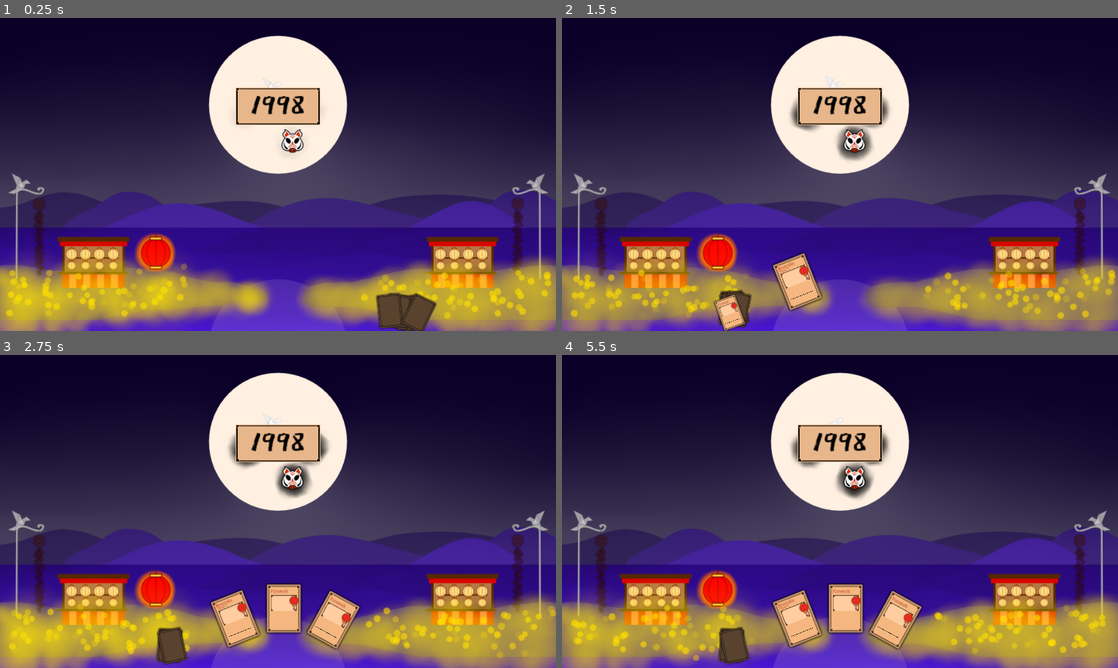
Above: before the commit, frames 1-4 (two rows, left to right).
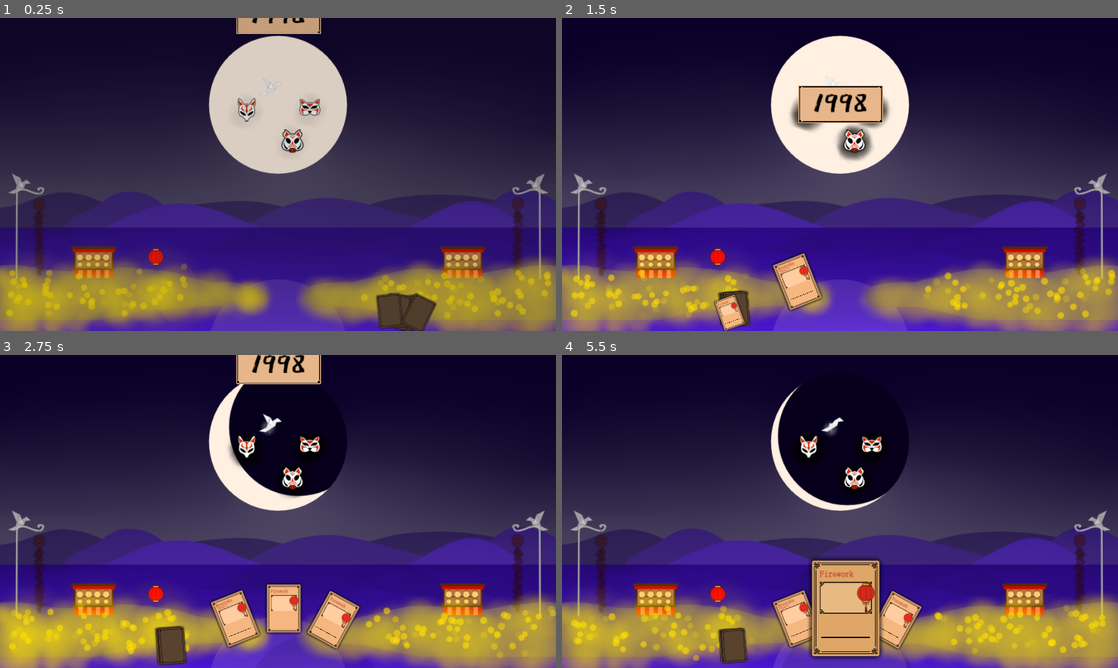
Above: after the commit, the same moments.

Repository: CiaranWoodward/LD52
Game: Godot game, scene res://Level/Level.tscn
The game is run twice, just before and just after one commit, with the same random seed, the same clock (stepped at 60 frames per second) and the same inputs.
Inputs (mouse positions are in pixels of both pictures, inside the frame that each line leads up to):
- Up to frame 1 (0.25 s): no input
- Up to frame 2 (1.5 s): drag from (979, 312) to (895, 105) at 0.52 s; drag from (728, 309) to (812, 237) at 1.27 s
- Up to frame 3 (2.75 s): move the mouse to (172, 646) at 2.02 s; tap Down (scroll_down) at 2.1 s; click (172, 646) at 2.17 s
- Up to frame 4 (5.5 s): drag from (734, 646) to (845, 608) at 2.77 s; drag from (795, 617) to (867, 511) at 3.52 s; drag from (795, 617) to (756, 433) at 4.27 s; move the mouse to (845, 608) at 5.02 s; tap Down (scroll_down) at 5.1 s; click (845, 608) at 5.17 s

The runs differ from the first frame. In frame 1, 23% of the frame differs, in the area x 0-100%, y 0-100%; in frame 2, 5.0%; in frame 3, 12%; in frame 4, 16%.

Commit message:
Fix broken firework visual logic

Diff:
--- a/Abilities/Firework.gd
+++ b/Abilities/Firework.gd
@@ -1,6 +1,7 @@
 extends Node2D
 
 export var speed = 350
+var exploded = false
 
 var target : Vector2 setget set_target
 
@@ -14,6 +15,8 @@
 
 # Called every frame. 'delta' is the elapsed time since the previous frame.
 func _process(delta: float) -> void:
+	if exploded:
+		return
 	var distance_covered = delta * speed
 	var distance_left = global_position.distance_to(target)
 	var direction = global_position.direction_to(target)
@@ -24,12 +27,13 @@
 		global_position += direction * distance_covered
 
 func explode():
+	exploded = true
 	$Firework.visible = true
 	$Rocket.self_modulate = Color.transparent
 	$AnimationPlayer.play("Explode")
-	$Explosion.rotation = rand_range(0, 2 * PI)
+	$Firework.rotation = rand_range(0, 2 * PI)
 	if (randi() % 2 == 1):
-		$Explosion.scale.x = -1
+		$Firework.scale.x = -$Firework.scale.x
 
 func _on_AnimationPlayer_animation_finished(anim_name: String) -> void:
 	print("Free Firework")
--- a/Level/Level.tscn
+++ b/Level/Level.tscn
@@ -317,6 +317,32 @@
 "update": 0,
 "values": [ Vector2( 812, -158 ), Vector2( 812, 250 ), Vector2( 812, 229 ), Vector2( 812, 229 ), Vector2( 812, 250 ), Vector2( 812, -158 ) ]
 }
+tracks/2/type = "method"
+tracks/2/path = NodePath("../LevelAnim/In")
+tracks/2/interp = 1
+tracks/2/loop_wrap = true
+tracks/2/imported = false
+tracks/2/enabled = true
+tracks/2/keys = {
+"times": PoolRealArray( 0 ),
+"transitions": PoolRealArray( 1 ),
+"values": [ {
+"args": [ "PortalClose", -1 ],
+"method": "play_backwards"
+} ]
+}
+tracks/3/type = "value"
+tracks/3/path = NodePath(".:visible")
+tracks/3/interp = 1
+tracks/3/loop_wrap = true
+tracks/3/imported = false
+tracks/3/enabled = true
+tracks/3/keys = {
+"times": PoolRealArray( 0 ),
+"transitions": PoolRealArray( 1 ),
+"update": 1,
+"values": [ true ]
+}
 
 [sub_resource type="Animation" id=14]
 length = 0.001
@@ -502,11 +528,9 @@
 
 [node name="Stall" parent="Background/Landscape/Land" instance=ExtResource( 6 )]
 position = Vector2( -636, 342 )
-scale = Vector2( 0.8, 0.8 )
 
 [node name="Stall2" parent="Background/Landscape/Land" instance=ExtResource( 6 )]
 position = Vector2( 638, 342 )
-scale = Vector2( 0.8, 0.8 )
 
 [node name="SpiritLantern" parent="Background/Landscape/Land" instance=ExtResource( 7 )]
 position = Vector2( -422, 322 )
@@ -623,11 +647,13 @@
 scale = Vector2( 0.25, 0.25 )
 
 [node name="LevelIntro" type="Control" parent="."]
+visible = false
 anchor_right = 1.0
 anchor_bottom = 1.0
 margin_right = 1920.0
 margin_bottom = 1080.0
 rect_min_size = Vector2( 1920, 1080 )
+mouse_filter = 2
 theme = ExtResource( 22 )
 
 [node name="YearBack" type="NinePatchRect" parent="LevelIntro"]
@@ -658,11 +684,13 @@
 self_modulate = Color( 0.129412, 0.129412, 0.129412, 0 )
 anchor_right = 1.0
 anchor_bottom = 1.0
+mouse_filter = 2
 texture = SubResource( 12 )
 expand = true
 
 [node name="LevelAnim" type="AnimationPlayer" parent="."]
 root_node = NodePath("../LevelIntro")
+autoplay = "In"
 anims/In = SubResource( 17 )
 anims/RESET = SubResource( 14 )
 
--- a/Level/SpiritLantern.tscn
+++ b/Level/SpiritLantern.tscn
@@ -243,9 +243,9 @@
 [node name="SpiritLantern" type="Node2D"]
 
 [node name="Lantern" type="Node2D" parent="."]
+scale = Vector2( 0.5, 0.5 )
 
 [node name="Outline" type="Sprite" parent="Lantern"]
-position = Vector2( 0, -28.816 )
 texture = ExtResource( 2 )
 
 [node name="Fill" type="Sprite" parent="Lantern/Outline"]
@@ -254,7 +254,7 @@
 texture = ExtResource( 1 )
 
 [node name="Glow" type="Sprite" parent="Lantern/Outline/Fill"]
-self_modulate = Color( 1, 0.4, 0, 1 )
+self_modulate = Color( 1, 0.4, 0, 0 )
 show_behind_parent = true
 texture = ExtResource( 3 )
 
--- a/Level/Stall.tscn
+++ b/Level/Stall.tscn
@@ -12,6 +12,7 @@
 colors = PoolColorArray( 1, 1, 1, 0, 1, 1, 1, 1, 1, 1, 1, 1, 1, 1, 1, 0 )
 
 [node name="Stall" type="Node2D"]
+scale = Vector2( 0.5, 0.5 )
 
 [node name="Sprite" type="Sprite" parent="."]
 texture = ExtResource( 6 )
